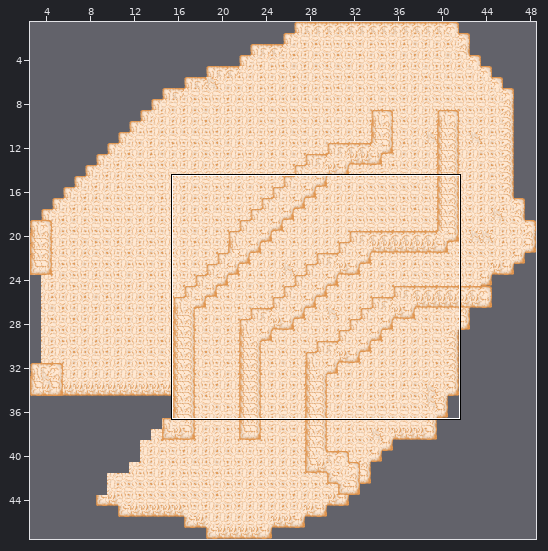
Tiled map: Assets/Maps/Level 1 - Animal/tmx/Secretiveness.tmx. Above, an overview of the earlier version with the close-up marked.
Close-up. The starting point:
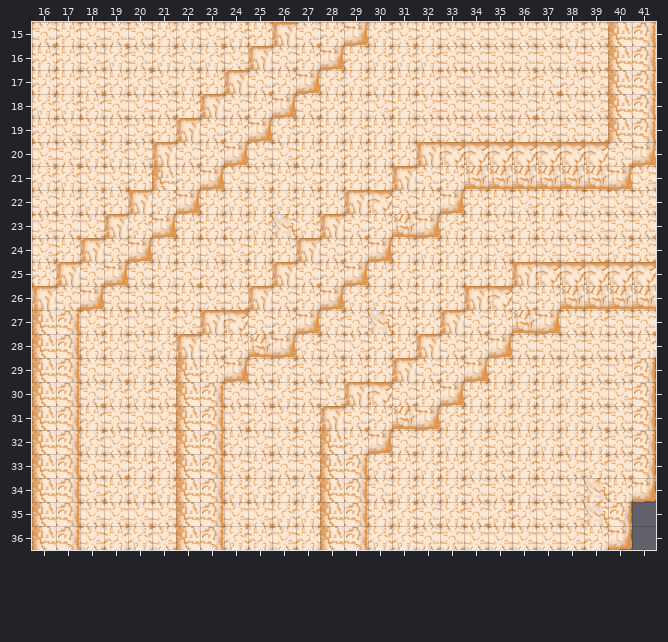
Cells are 64x64 px. Shown: x 16..41, y 15..36. The commit also changed other parts of the map, which this record leaves out.
The result:
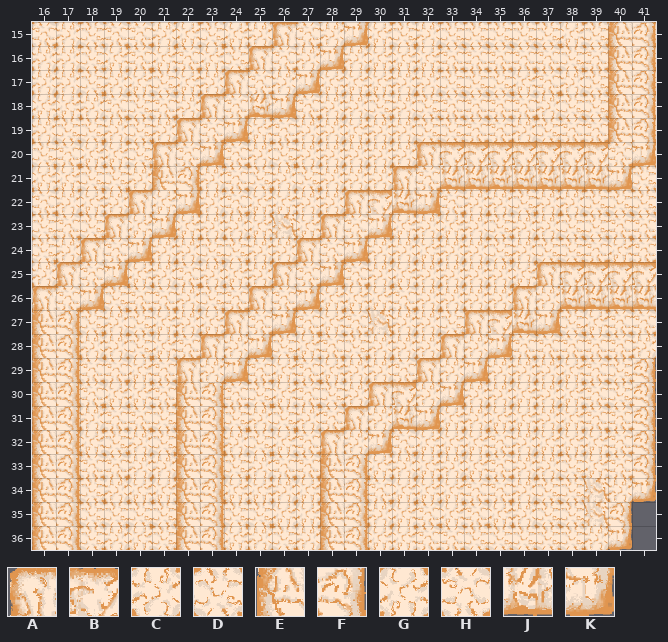
Key: from "Wall Tileset": A 0, B 1, C 3, D 4, E 5, F 7, G 8, H 9, J 11, K 12.
_ is an empty cell.
What changed:
Layer "Livello tile 1":
y 24: x 21 G -> D
y 26: x 18..19 GH -> HG
Layer "Livello tile 2":
y 18: x 25 C -> J
y 19: x 24..26 CK_ -> KGH
y 20: x 23..25 CK_ -> KHC
y 21: x 22..24 CK_ -> FCH; x 33 C -> J
y 22: x 24 _ -> H; x 31..33 HCK -> JKH
y 23: x 22 _ -> G; x 30..32 CJK -> KGC
y 24: x 21 _ -> C; x 29..30 CK -> KC
y 25: x 20 _ -> G; x 28..29 CK -> KH; x 36..37 AB -> GA
y 26: x 19 _ -> D; x 27..28 CK -> KG; x 34..36 ABH -> CCA
y 27: x 22..24 _AB -> CGA; x 26..27 CK -> KH; x 33..35 AHC -> DAB
y 28: x 22..23 AH -> HA; x 25..26 JK -> KD; x 32..33 AH -> CA
y 29: x 22 E -> A; x 31..32 AH -> HA
y 30: x 29..31 ABH -> CAB
y 31: x 28..29 AH -> HA
y 32: x 28 E -> A
